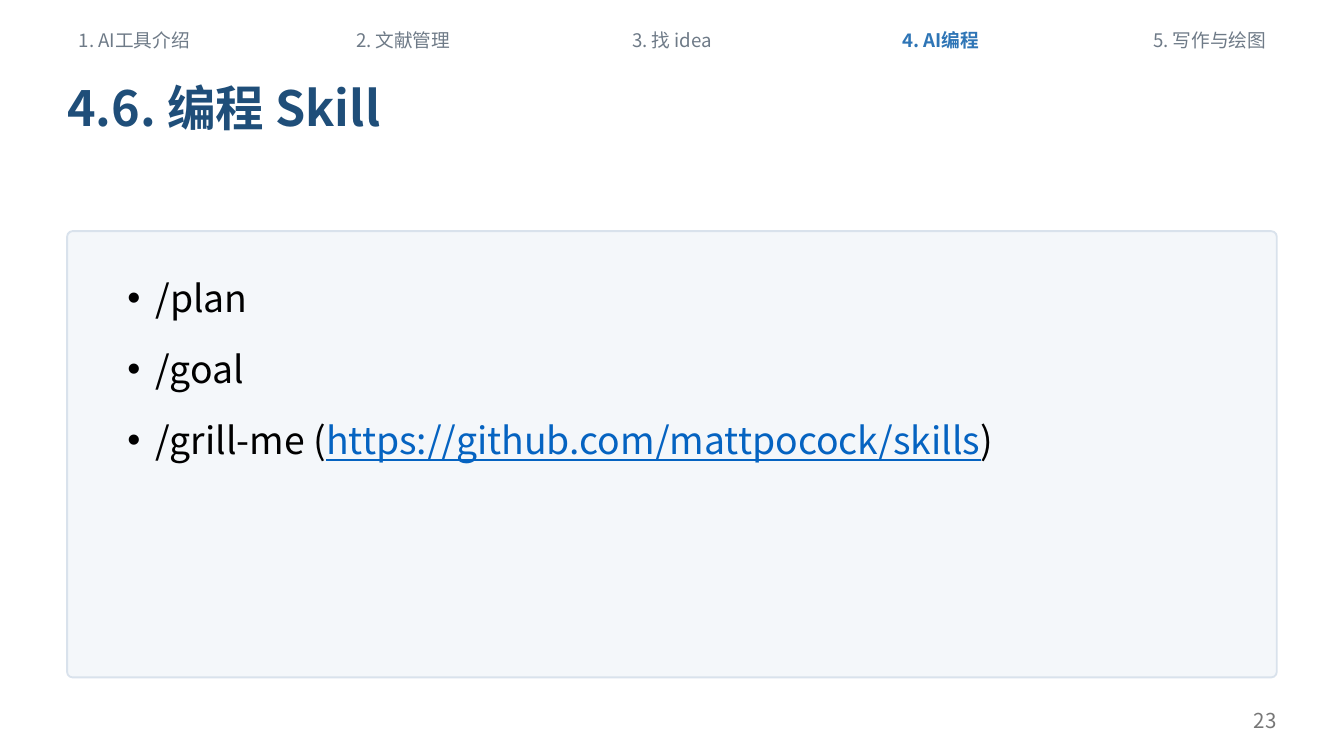
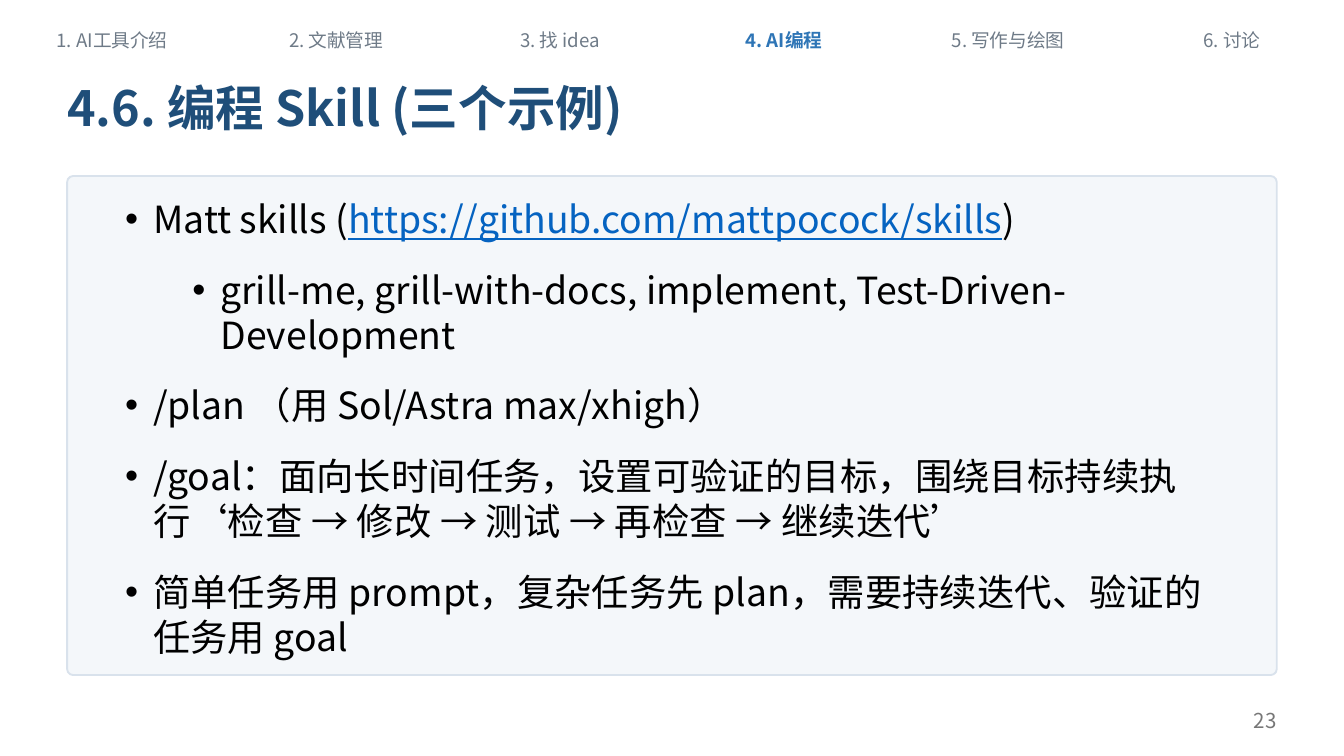
Before and after one commit to sicilyala/ai_sharing, a slide deck: slide 23 of docs/ai-workflow-sharing-v1.pptx. Drawn at 1344x756 pixels with LibreOffice and Linux fonts; fonts in the diff are those of the drawing. Boxes give left, top, right and bottom in pixels: in the first picture for what was removed or moved away, otherwise in the second. Text is boxed around its words. In the diff, an @@ line names an element or a change of style, - is before the commit and + after.

```diff
--- a/docs/ai-workflow-sharing-v1.pptx
+++ b/docs/ai-workflow-sharing-v1.pptx
@@ text "1. AI工具介绍": place and size @@
-text "1. AI工具介绍" at [79,31,190,49]
+text "1. AI工具介绍" at [57,31,167,49]
@@ text "2. 文献管理": place and size @@
-text "2. 文献管理" at [356,31,450,49]
+text "2. 文献管理" at [289,31,383,49]
@@ text "3. 找 idea": place and size @@
-text "3. 找 idea" at [632,31,712,49]
+text "3. 找 idea" at [520,31,600,49]
@@ text "4. AI编程": place and size @@
-text "4. AI编程" at [903,31,979,49]
+text "4. AI编程" at [746,31,822,49]
@@ text "5. 写作与绘图": place and size @@
-text "5. 写作与绘图" at [1153,31,1266,49]
+text "5. 写作与绘图" at [952,31,1064,49]
@@ text added at [1204,31,1260,48], 10 pt, text #6E7A87 @@
+6. 讨论
@@ text at [67,84,623,136]: text changed @@
-4.6. 编程 Skill
+4.6. 编程 Skill (三个示例)
@@ rounded rectangle: place and size @@
-rounded rectangle at [67,231,1277,677]
+rounded rectangle at [67,176,1277,675]
@@ text at [153,202,1202,615]: text changed; text colour #0563C1 to #000000 @@
-• /plan
-• /goal
-• /grill-me (https://github.com/mattpocock/skills)
+• Matt skills (https://github.com/mattpocock/skills)
+  • grill-me, grill-with-docs, implement, Test-Driven-Development
+• /plan （用 Sol/Astra max/xhigh）
+• /goal：面向长时间任务，设置可验证的目标，围绕目标持续执行‘检查 → 修改 → 测试 → 再检查 → 继续迭代’
+• 简单任务用 prompt，复杂任务先 plan，需要持续迭代、验证的任务用 goal
```
Also in this commit, not shown: 23 other slides changed, 1 slide added, 47 other files.
